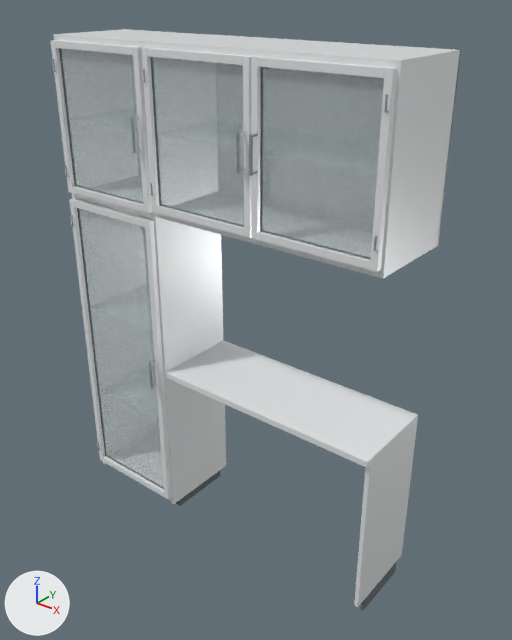
Renders of the glTF model backend/database/seeders/assets/models/white-glass-front-pantry-cabinet.glb from each side of a commit.
One viewpoint serves both versions: a camera (50 mm lens) standing at (1.7, -2.0, 2.3) and looking at (0.08, 0.03, 1.04). Every picture has the same lights, and +X, +Y and +Z are marked at lower left. The older version comes first. Where no turn or scale is listed for an object, it has been applied to the vertices.

The older version as bpy lines, for what is in view:
```python
ob_counter_right_support = bpy.data.objects.new('Counter right support', me_counter_right_support)
ob_counter_right_support.location = (0.0, 0.0, 0.0)
ob_counter_support_recessed_foot = bpy.data.objects.new('Counter support recessed foot', me_counter_support_recessed_foot)
ob_counter_support_recessed_foot.location = (0.0, 0.0, 0.0)
ob_tall_display_door_clear_glazing = bpy.data.objects.new('Tall display door clear glazing', me_tall_display_door_clear_glazing)
ob_tall_display_door_clear_glazing.location = (0.0, 0.0, 0.0)
ob_white_niche_countertop = bpy.data.objects.new('White niche countertop', me_white_niche_countertop)
ob_white_niche_countertop.location = (0.0, 0.0, 0.0)
# also in view: 'Bridge right gable' at (0.74, 0.0, 1.78); 'Overhead right door clear glazing' at (0.5, -0.19, 1.79); 'Overhead right door powder coated frame' at (0.5, -0.2, 1.79); 'Overhead left door powder coated frame' at (0.0, -0.2, 1.79); 'Upper tower door powder coated frame' at (-0.5, -0.2, 1.78)
```
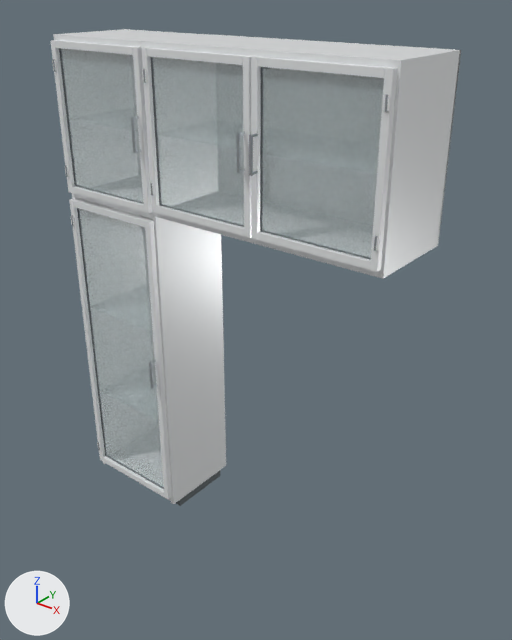
Changed parts and their boxes [x1, y1, x2, y2] in the pictures (512 x 640 px):
'White niche countertop', deleted: before [165, 341, 418, 468]
'Counter right support', deleted: before [354, 420, 418, 607]
'Counter support recessed foot', deleted: before [360, 561, 397, 611]

The change in detail:
Object 'White niche countertop' (ob_white_niche_countertop) is deleted.
Object 'Counter right support' (ob_counter_right_support) is deleted.
Object 'Counter support recessed foot' (ob_counter_support_recessed_foot) is deleted.
